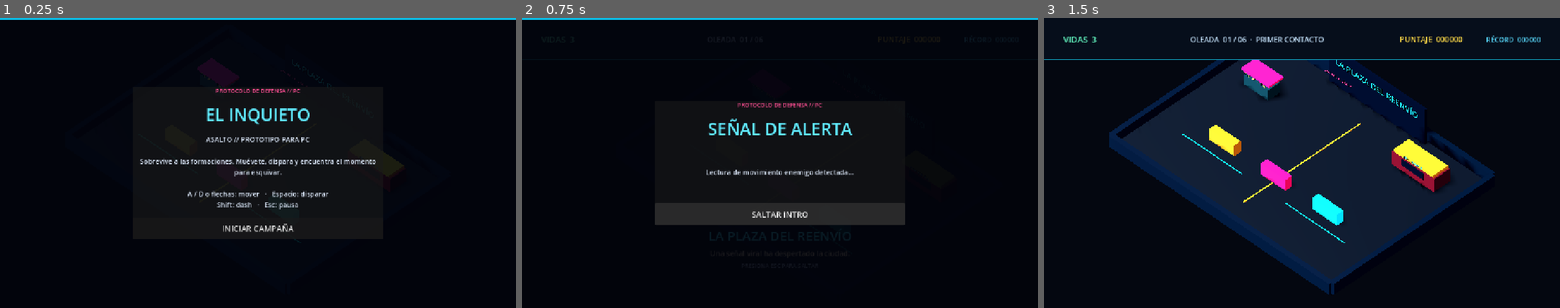
Above: before the commit, frames 1-3 (left to right).
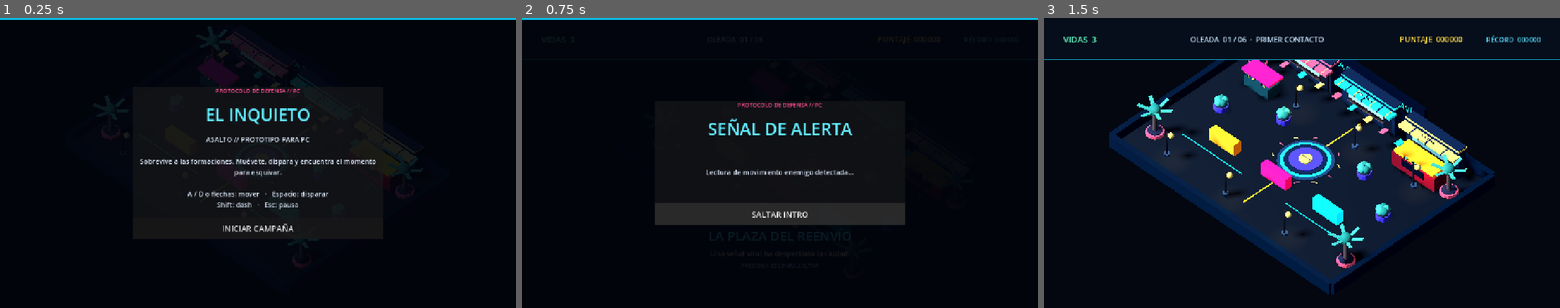
Above: after the commit, the same moments.

Repository: gabrielagudelo777-max/El-inquieto
Game: Godot game, scene res://main.tscn
Two runs of this game, one before a commit and one after it. Both use one fixed random seed, a clock stepped at 60 frames per second and the inputs below.
Inputs:
- Up to frame 1 (0.25 s): no input
- Up to frame 2 (0.75 s): click "INICIAR CAMPAÑA" at 0.5 s
- Up to frame 3 (1.5 s): click "SALTAR INTRO" at 1.25 s

The runs differ from the first frame. In frame 1, 0.5% of the frame differs, in the area x 19-82%, y 3-60%; in frame 2, less than 0.1%; in frame 3, 7.1%, in the area x 18-87%, y 14-87%.

Commit message:
Mejorar la plaza

Diff:
--- /dev/null
+++ b/juan/detalle_plaza.gd
@@ -0,0 +1,202 @@
+extends Node3D
+## Elementos artísticos de la plaza, construidos con mallas básicas de Godot.
+## Mantener los pasillos centrales despejados para la jugabilidad.
+
+var mats: Dictionary = {}
+
+
+func _ready() -> void:
+	_crear_materiales()
+	_crear_medallon_central()
+	_crear_fachadas()
+	_crear_palmeras()
+	_crear_faroles()
+	_crear_materas()
+	_crear_banderines()
+
+
+func _crear_materiales() -> void:
+	mats = {
+		"piedra": _material(Color("#192a3b")),
+		"piedra_clara": _material(Color("#34485a")),
+		"turquesa": _material(Color("#20d6c7"), 0.55),
+		"coral": _material(Color("#ff5868"), 0.35),
+		"amarillo": _material(Color("#ffc857"), 0.3),
+		"verde": _material(Color("#3f9b73")),
+		"hoja": _material(Color("#63c991")),
+		"tierra": _material(Color("#403241")),
+		"vidrio": _material(Color("#75d9e5"), 0.7),
+		"morado": _material(Color("#704bc2")),
+		"madera": _material(Color("#704b3d")),
+		"negro": _material(Color("#101622")),
+	}
+
+
+func _material(color: Color, brillo: float = 0.0) -> StandardMaterial3D:
+	var material := StandardMaterial3D.new()
+	material.albedo_color = color
+	material.roughness = 0.68
+	if brillo > 0.0:
+		material.emission_enabled = true
+		material.emission = color
+		material.emission_energy_multiplier = brillo
+	return material
+
+
+func _caja(parent: Node, nombre: String, tamano: Vector3, posicion: Vector3, material: Material) -> MeshInstance3D:
+	var malla := BoxMesh.new()
+	malla.size = tamano
+	var nodo := MeshInstance3D.new()
+	nodo.name = nombre
+	nodo.mesh = malla
+	nodo.position = posicion
+	nodo.material_override = material
+	parent.add_child(nodo)
+	return nodo
+
+
+func _cilindro(parent: Node, nombre: String, radio: float, alto: float, posicion: Vector3, material: Material, lados: int = 12) -> MeshInstance3D:
+	var malla := CylinderMesh.new()
+	malla.top_radius = radio
+	malla.bottom_radius = radio
+	malla.height = alto
+	malla.radial_segments = lados
+	var nodo := MeshInstance3D.new()
+	nodo.name = nombre
+	nodo.mesh = malla
+	nodo.position = posicion
+	nodo.material_override = material
+	parent.add_child(nodo)
+	return nodo
+
+
+func _esfera(parent: Node, nombre: String, radio: float, posicion: Vector3, material: Material) -> MeshInstance3D:
+	var malla := SphereMesh.new()
+	malla.radius = radio
+	malla.height = radio * 2.0
+	malla.radial_segments = 10
+	malla.rings = 6
+	var nodo := MeshInstance3D.new()
+	nodo.name = nombre
+	nodo.mesh = malla
+	nodo.position = posicion
+	nodo.material_override = material
+	parent.add_child(nodo)
+	return nodo
+
+
+func _letrero(parent: Node, texto: String, posicion: Vector3, color: Color, tamano: int = 30) -> Label3D:
+	var label := Label3D.new()
+	label.text = texto
+	label.position = posicion
+	label.pixel_size = 0.012
+	label.font_size = tamano
+	label.outline_size = 7
+	label.modulate = color
+	label.billboard = BaseMaterial3D.BILLBOARD_DISABLED
+	parent.add_child(label)
+	return label
+
+
+func _crear_medallon_central() -> void:
+	var centro := Node3D.new()
+	centro.name = "MedallonCentral"
+	add_child(centro)
+	_cilindro(centro, "BordeExterior", 2.8, 0.06, Vector3(0, 0.025, -0.5), mats.piedra_clara, 48)
+	_cilindro(centro, "AnilloTurquesa", 2.48, 0.075, Vector3(0, 0.065, -0.5), mats.turquesa, 48)
+	_cilindro(centro, "CentroOscuro", 2.12, 0.08, Vector3(0, 0.11, -0.5), mats.piedra, 48)
+	_cilindro(centro, "IslaCentral", 1.65, 0.10, Vector3(0, 0.17, -0.5), mats.morado, 48)
+	_cilindro(centro, "Emblema", 0.68, 0.13, Vector3(0, 0.26, -0.5), mats.amarillo, 32)
+	_letrero(centro, "REENVÍO", Vector3(0, 0.42, -0.5), Color("#fff2ca"), 24)
+	# Pequeños marcadores radiales que rompen la gran superficie vacía del asfalto.
+	for indice in 12:
+		var angulo := TAU * float(indice) / 12.0
+		var marca := _caja(centro, "MarcaRadial%02d" % indice, Vector3(0.10, 0.035, 0.52), Vector3(sin(angulo) * 3.28, 0.035, -0.5 + cos(angulo) * 3.28), mats.amarillo if indice % 2 == 0 else mats.coral)
+		marca.rotation.y = -angulo
+
+
+func _crear_fachadas() -> void:
+	var fachadas := [
+		{"nombre": "La Esquina Viral", "x": -8.7, "color": mats.coral, "texto": "LA ESQUINA", "detalle": "CHISME  •  TINTO"},
+		{"nombre": "Pixel Paisa", "x": 0.0, "color": mats.turquesa, "texto": "PIXEL PAISA", "detalle": "MEMES  •  EN VIVO"},
+		{"nombre": "El Reenvio", "x": 8.7, "color": mats.amarillo, "texto": "EL REENVÍO", "detalle": "TODO SE SABE"},
+	]
+	for datos in fachadas:
+		var local := Node3D.new()
+		local.name = datos.nombre
+		local.position = Vector3(datos.x, 0.0, -9.55)
+		add_child(local)
+		_caja(local, "Fachada", Vector3(7.2, 3.65, 1.05), Vector3(0, 1.825, 0), mats.piedra)
+		_caja(local, "FranjaColor", Vector3(7.28, 0.22, 1.12), Vector3(0, 3.44, 0), datos.color)
+		_caja(local, "Vitrina", Vector3(5.3, 1.3, 0.08), Vector3(0, 1.83, 0.57), mats.vidrio)
+		_caja(local, "MarcoVitrina", Vector3(5.55, 0.12, 0.14), Vector3(0, 2.53, 0.61), mats.amarillo)
+		_caja(local, "Mostrador", Vector3(4.9, 0.18, 0.38), Vector3(0, 1.1, 0.72), mats.madera)
+		_caja(local, "Puerta", Vector3(1.05, 2.35, 0.10), Vector3(2.75, 1.18, 0.59), mats.negro)
+		_caja(local, "Toldo", Vector3(7.55, 0.28, 1.0), Vector3(0, 2.86, 0.94), datos.color)
+		for indice in 7:
+			_caja(local, "GajoToldo%02d" % indice, Vector3(0.12, 0.29, 1.03), Vector3(-3.2 + indice * 1.07, 2.86, 0.96), mats.amarillo if indice % 2 == 0 else mats.piedra)
+		_letrero(local, datos.texto, Vector3(0, 3.12, 1.02), Color("#fff4d7"), 32)
+		_letrero(local, datos.detalle, Vector3(0, 0.78, 0.69), Color("#f8d9b4"), 17)
+
+
+func _crear_palmeras() -> void:
+	for indice in 4:
+		var x := -13.0 if indice % 2 == 0 else 13.0
+		var z := -7.0 if indice < 2 else 7.0
+		var palmera := Node3D.new()
+		palmera.name = "Palmera%02d" % indice
+		palmera.position = Vector3(x, 0, z)
+		add_child(palmera)
+		_cilindro(palmera, "Maceta", 0.95, 0.38, Vector3(0, 0.19, 0), mats.coral, 8)
+		_cilindro(palmera, "Tierra", 0.78, 0.12, Vector3(0, 0.43, 0), mats.tierra, 8)
+		_cilindro(palmera, "Tronco", 0.24, 2.65, Vector3(0, 1.72, 0), mats.madera, 8)
+		_esfera(palmera, "Copa", 0.62, Vector3(0, 3.08, 0), mats.verde)
+		for hoja in 6:
+			var angulo := TAU * float(hoja) / 6.0
+			var rama := _caja(palmera, "Hoja%02d" % hoja, Vector3(0.34, 0.11, 2.0), Vector3(sin(angulo) * 0.78, 3.08, cos(angulo) * 0.78), mats.hoja)
+			rama.rotation.y = angulo
+			rama.rotation.x = -0.28
+		_esfera(palmera, "Coco", 0.19, Vector3(0.18, 2.88, 0.16), mats.amarillo)
+
+
+func _crear_faroles() -> void:
+	for indice in 6:
+		var x := -10.0 + float(indice) * 4.0
+		var z := 8.4 if indice % 2 == 0 else -5.2
+		var farol := Node3D.new()
+		farol.name = "Farol%02d" % indice
+		farol.position = Vector3(x, 0.0, z)
+		add_child(farol)
+		_cilindro(farol, "Base", 0.34, 0.26, Vector3(0, 0.13, 0), mats.piedra_clara, 10)
+		_cilindro(farol, "Poste", 0.10, 3.0, Vector3(0, 1.63, 0), mats.negro, 8)
+		_caja(farol, "Brazo", Vector3(0.75, 0.10, 0.10), Vector3(0.27, 3.02, 0), mats.negro)
+		_esfera(farol, "Luz", 0.32, Vector3(0.55, 2.9, 0), mats.amarillo)
+		var luz := OmniLight3D.new()
+		luz.name = "Resplandor"
+		luz.position = Vector3(0.55, 2.72, 0)
+		luz.light_color = Color("#ffca77")
+		luz.light_energy = 0.55
+		luz.omni_range = 4.2
+		farol.add_child(luz)
+
+
+func _crear_materas() -> void:
+	var ubicaciones := [Vector3(-11, 0, 0), Vector3(11, 0, 0), Vector3(-5.5, 0, -3.0), Vector3(5.5, 0, -3.0)]
+	for indice in ubicaciones.size():
+		var matera := Node3D.new()
+		matera.name = "Matera%02d" % indice
+		matera.position = ubicaciones[indice]
+		add_child(matera)
+		_cilindro(matera, "Contenedor", 0.75, 0.58, Vector3(0, 0.29, 0), mats.morado, 8)
+		_cilindro(matera, "Tierra", 0.63, 0.10, Vector3(0, 0.63, 0), mats.tierra, 8)
+		for hoja in 5:
+			var angulo := TAU * float(hoja) / 5.0
+			_esfera(matera, "Arbusto%02d" % hoja, 0.43, Vector3(sin(angulo) * 0.32, 1.0, cos(angulo) * 0.32), mats.hoja if hoja % 2 == 0 else mats.verde)
+
+
+func _crear_banderines() -> void:
+	for indice in 9:
+		var x := -9.0 + float(indice) * 2.25
+		var banderin := _caja(self, "Banderin%02d" % indice, Vector3(0.58, 0.10, 0.85), Vector3(x, 5.7, -4.8 + absf(x) * 0.06), mats.amarillo if indice % 3 == 0 else (mats.coral if indice % 3 == 1 else mats.turquesa))
+		banderin.rotation.z = -0.14 if indice % 2 == 0 else 0.14
+		_caja(self, "CableBanderines%02d" % indice, Vector3(0.035, 0.035, 0.035), Vector3(x, 6.08, -4.75), mats.negro)
--- a/juan/escenario_plaza.tscn
+++ b/juan/escenario_plaza.tscn
@@ -1,7 +1,8 @@
-[gd_scene load_steps=12 format=3]
+[gd_scene load_steps=13 format=3]
 
 [ext_resource type="Script" path="res://juan/escenario_plaza.gd" id="1_escenario"]
 [ext_resource type="Script" path="res://juan/cinematicas.gd" id="2_cinematicas"]
+[ext_resource type="Script" path="res://juan/detalle_plaza.gd" id="3_detalle"]
 
 [sub_resource type="StandardMaterial3D" id="Material_asfalto"]
 albedo_color = Color(0.035, 0.065, 0.105, 1)
@@ -194,6 +195,9 @@
 font_size = 34
 outline_size = 8
 modulate = Color(1, 0.24, 0.52, 1)
+
+[node name="DetalleArtistico" type="Node3D" parent="."]
+script = ExtResource("3_detalle")
 
 [node name="PuntosDeJuego" type="Node3D" parent="."]
 
Not shown, added: juan/detalle_plaza.gd.uid
